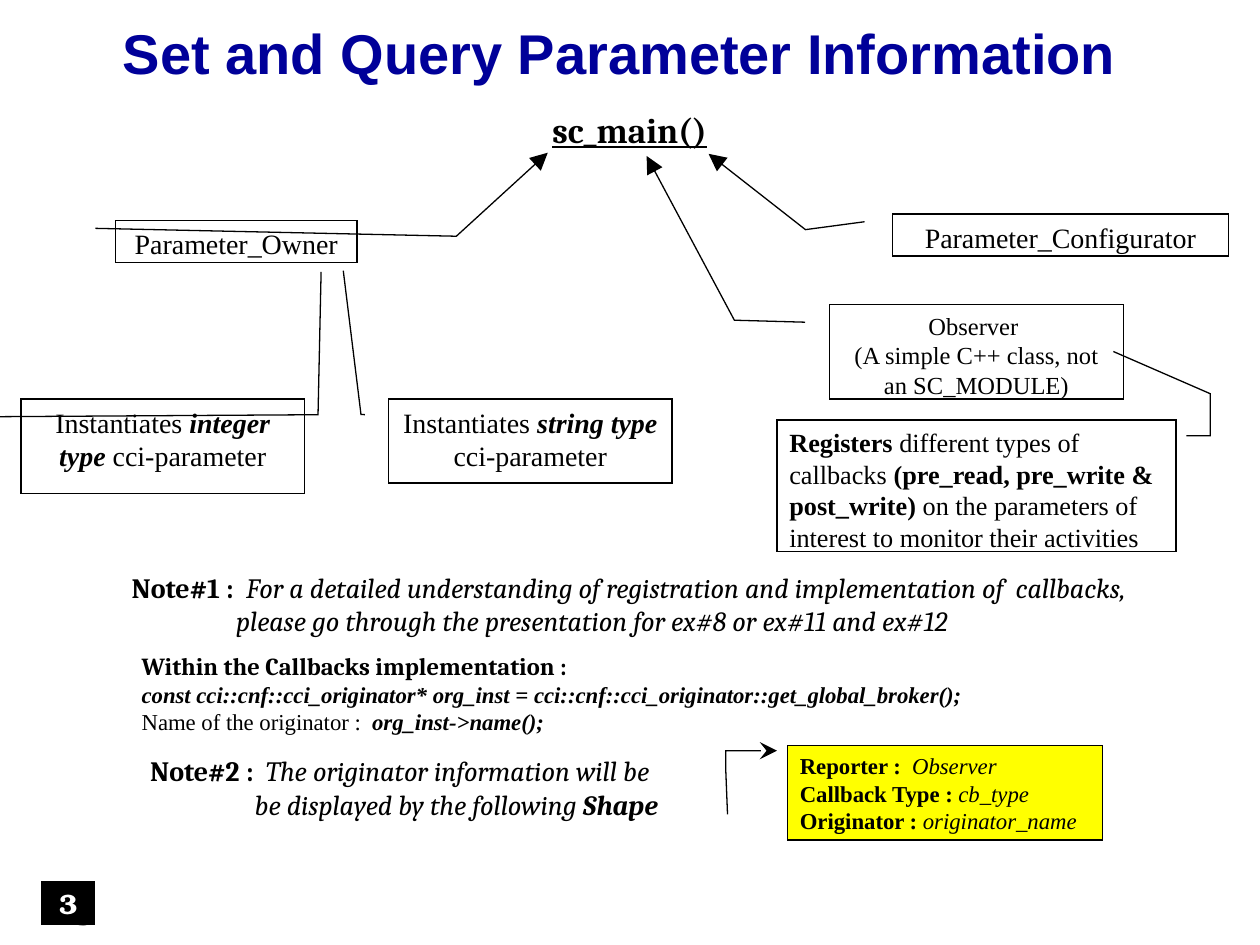
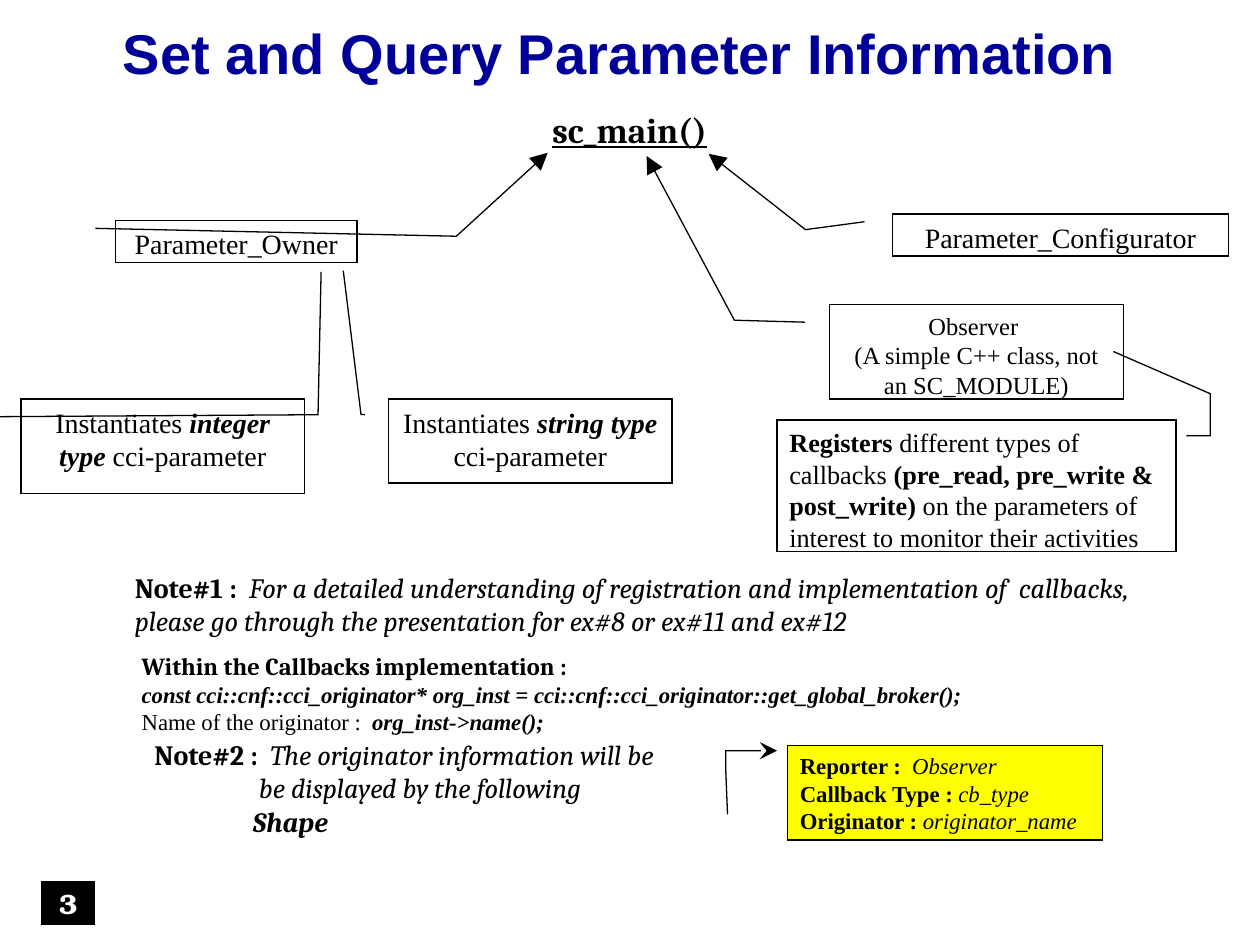
Before and after one commit to accellera-official/cci, a slide deck: slide 3 of examples/ex7_Parameter_Information/docs/ex7_Parameter_Information.ppt. Drawn at 1260x945 pixels with LibreOffice and Linux fonts; fonts in the diff are those of the drawing; background and template pictures are left out. Boxes give left, top, right and bottom in pixels: in the first picture for what was removed or moved away, otherwise in the second. Text is boxed around its words. In the diff, an @@ line names an element or a change of style, - is before the commit and + after.

```diff
--- a/examples/ex7_Parameter_Information/docs/ex7_Parameter_Information.ppt
+++ b/examples/ex7_Parameter_Information/docs/ex7_Parameter_Information.ppt
@@ text at (135, 578, 1129, 637): text changed @@
-Note#1 : For a detailed understanding of registration and implementation of callbacks,
-please go through the presentation for ex#8 or ex#11 and ex#12
+Note#1 : For a detailed understanding of registration and implementation of callbacks, please go through the presentation for ex#8 or ex#11 and ex#12
@@ text "Note#2 : The originator information ..." rewrapped from (150, 761, 658, 821) to (154, 745, 653, 838) @@
```
Also in this commit, not shown: 19 other slides changed, 1 slide added, 10 other files.
